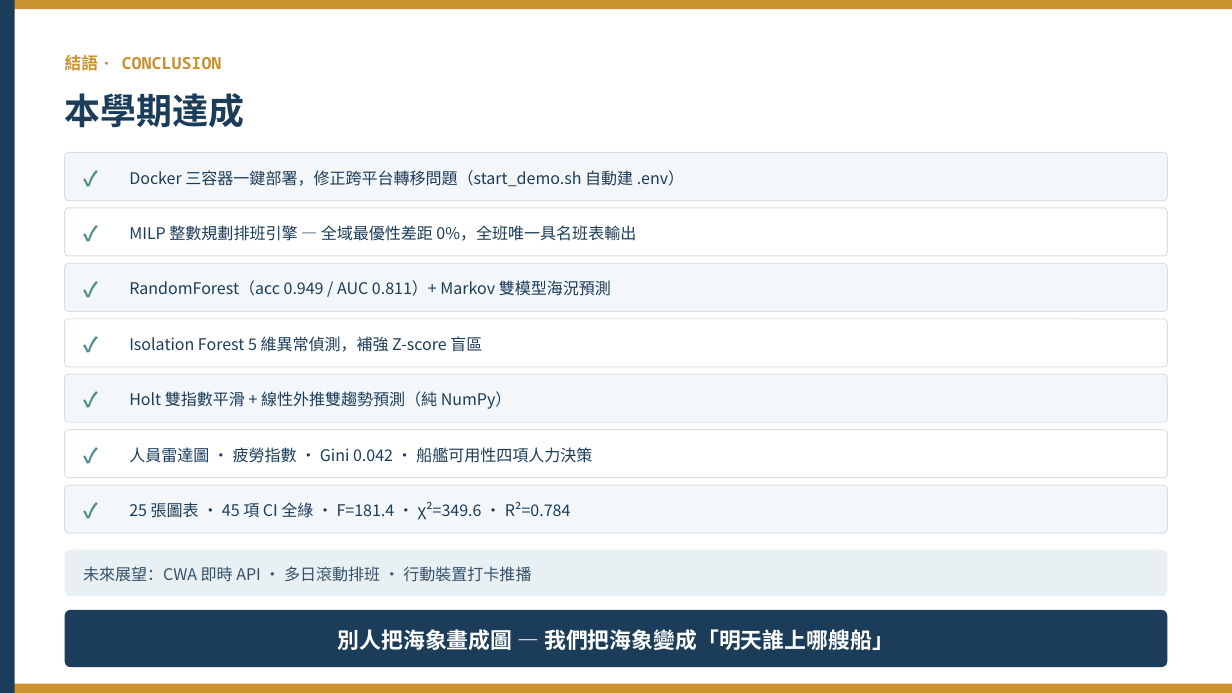
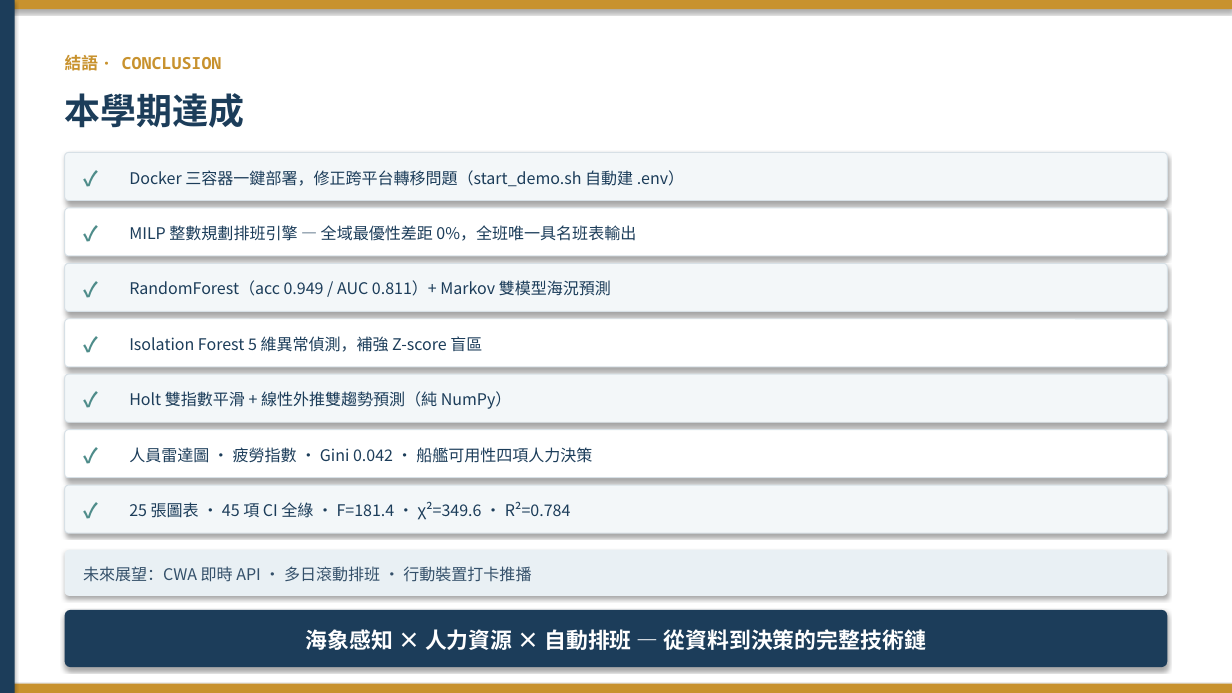
Before and after one commit to rocjveteran/114-2_BigDataCC-2nd, a slide deck: slide 51 of docs/slides/第2組_海勤決策系統_期末簡報.pptx. Drawn at 1232x693 pixels with LibreOffice and Linux fonts; fonts in the diff are those of the drawing. Boxes give left, top, right and bottom in pixels: in the first picture for what was removed or moved away, otherwise in the second. Text is boxed around its words. In the diff, an @@ line names an element or a change of style, - is before the commit and + after.

```diff
--- a/docs/slides/第2組_海勤決策系統_期末簡報.pptx
+++ b/docs/slides/第2組_海勤決策系統_期末簡報.pptx
@@ shadow on in 12 elements at (0,0,1232,9), (0,684,1232,693), (0,0,15,693), (65,152,1167,201), (65,208,1167,256), (65,263,1167,311), (65,319,1167,367), (65,374,1167,422), (65,430,1167,478), (65,485,1167,533), (65,550,1167,596), (65,610,1167,667) @@
@@ text at (306,629,926,650): text changed @@
-別人把海象畫成圖 — 我們把海象變成「明天誰上哪艘船」
+海象感知 × 人力資源 × 自動排班 — 從資料到決策的完整技術鏈
```
Also in this commit, not shown: 37 other slides changed, 1 slide added, 1 slide removed, 1 other file.
